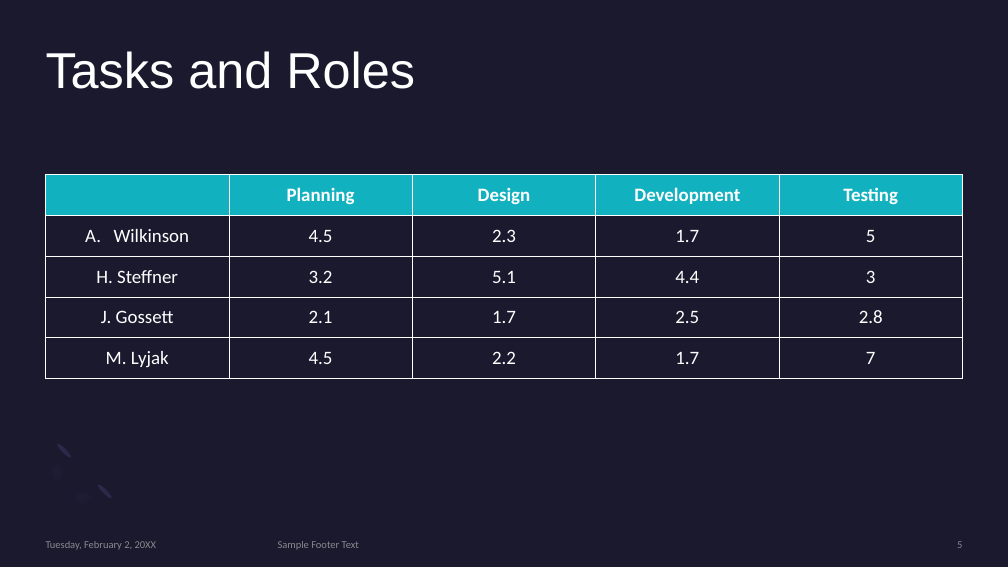
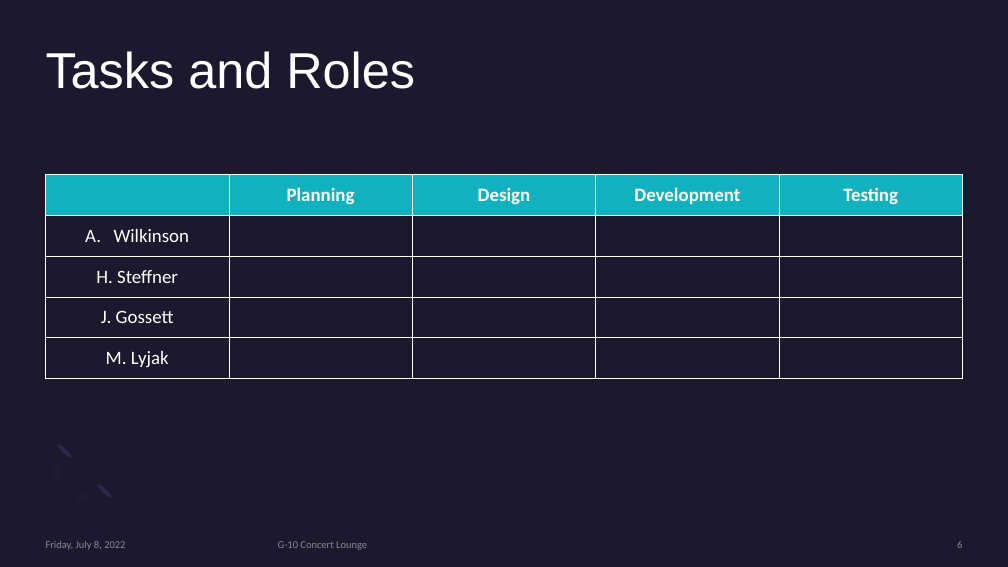
Before and after one commit to huntersteffner/Concert-Finder, a slide deck: slide 6 of Presentation/G-10 Presentation.pptx (slide 5 before the commit). Drawn at 1008x567 pixels with LibreOffice and Linux fonts; fonts in the diff are those of the drawing. Boxes give left, top, right and bottom in pixels: in the first picture for what was removed or moved away, otherwise in the second. Text is boxed around its words. In the diff, an @@ line names an element or a change of style, - is before the commit and + after.

```diff
--- a/Presentation/G-10 Presentation.pptx
+++ b/Presentation/G-10 Presentation.pptx
@@ table at <box>45,175,964,379</box> @@
-row 2: Wilkinson | 4.5 | 2.3 | 1.7 | 5
+row 2: Wilkinson |  |  |  | 
-row 3: H. Steffner | 3.2 | 5.1 | 4.4 | 3
+row 3: H. Steffner |  |  |  | 
-row 4: J. Gossett | 2.1 | 1.7 | 2.5 | 2.8
+row 4: J. Gossett |  |  |  | 
-row 5: M. Lyjak | 4.5 | 2.2 | 1.7 | 7
+row 5: M. Lyjak |  |  |  | 
@@ text at <box>46,541,125,550</box>: text changed @@
-Tuesday, February 2, 20XX
+Friday, July 8, 2022
@@ text at <box>278,541,367,550</box>: text changed @@
-Sample Footer Text
+G-10 Concert Lounge
```
Also in this commit, not shown: 9 other slides changed, 2 slides added, 2 slides removed, 2 other files.
